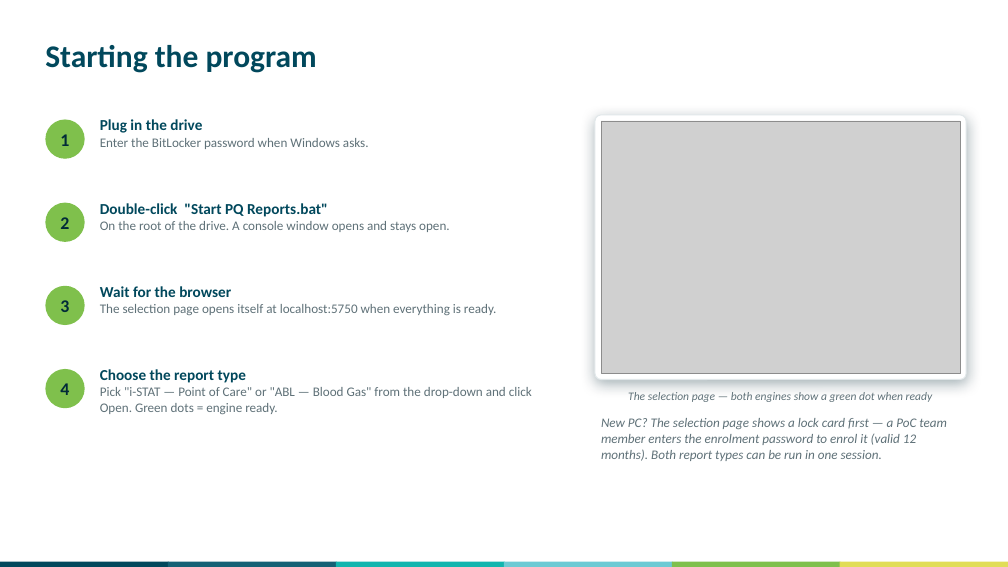
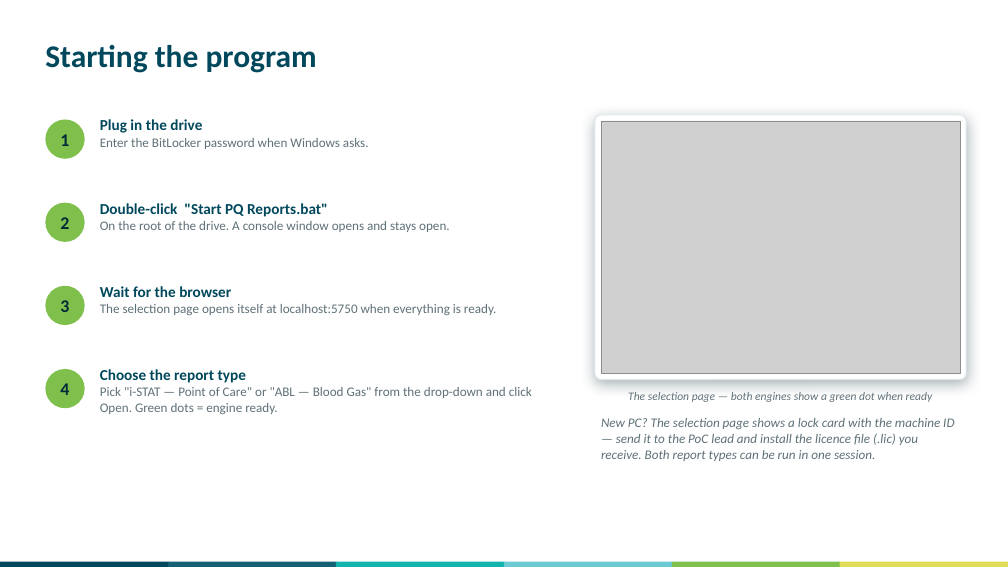
Before and after one commit to swornsealed/Report-app, a slide deck: slide 3 of PQ_Report_Generator_User_Guide.pptx. Drawn at 1008x567 pixels with LibreOffice and Linux fonts; fonts in the diff are those of the drawing; grey boxes stand for pictures. Boxes give left, top, right and bottom in pixels: in the first picture for what was removed or moved away, otherwise in the second. Text is boxed around its words. In the diff, an @@ line names an element or a change of style, - is before the commit and + after.

```diff
--- a/PQ_Report_Generator_User_Guide.pptx
+++ b/PQ_Report_Generator_User_Guide.pptx
@@ text at [601, 418, 954, 461]: text changed @@
-New PC? The selection page shows a lock card first — a PoC team member enters the enrolment password to enrol it (valid 12 months). Both report types can be run in one session.
+New PC? The selection page shows a lock card with the machine ID — send it to the PoC lead and install the licence file (.lic) you receive. Both report types can be run in one session.
```
Also in this commit, not shown: 4 other slides changed, 14 other files.
